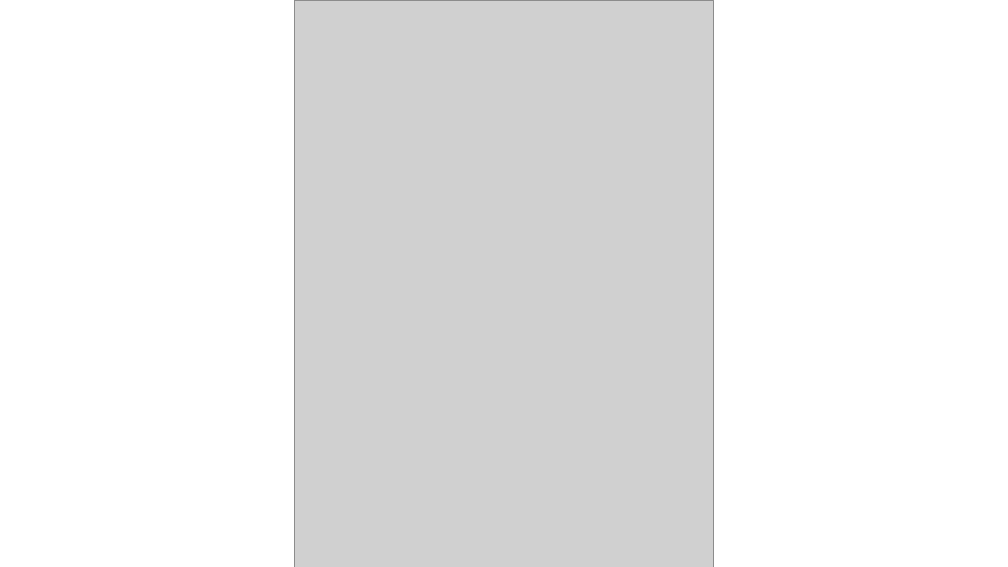
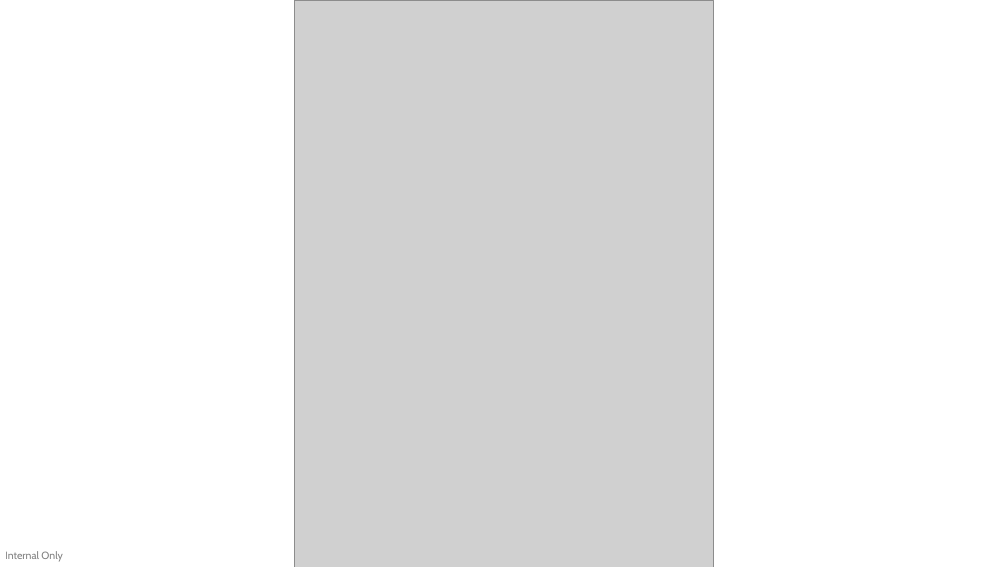
Before and after one commit to devlinduldulao/module-federation-demo, a slide deck: slide 32 of presentation/module-federation.pptx (slide 34 before the commit). Drawn at 1008x567 pixels with LibreOffice and Linux fonts; fonts in the diff are those of the drawing; grey boxes stand for pictures. Boxes give left, top, right and bottom in pixels: in the first picture for what was removed or moved away, otherwise in the second. Text is boxed around its words. In the diff, an @@ line names an element or a change of style, - is before the commit and + after.

```diff
--- a/presentation/module-federation.pptx
+++ b/presentation/module-federation.pptx
@@ text added at (5, 551, 63, 562), 10 pt, text #000000 at 50% opacity @@
+Internal Only
```
Also in this commit, not shown: 24 other slides changed, 9 slides added, 12 slides removed.
